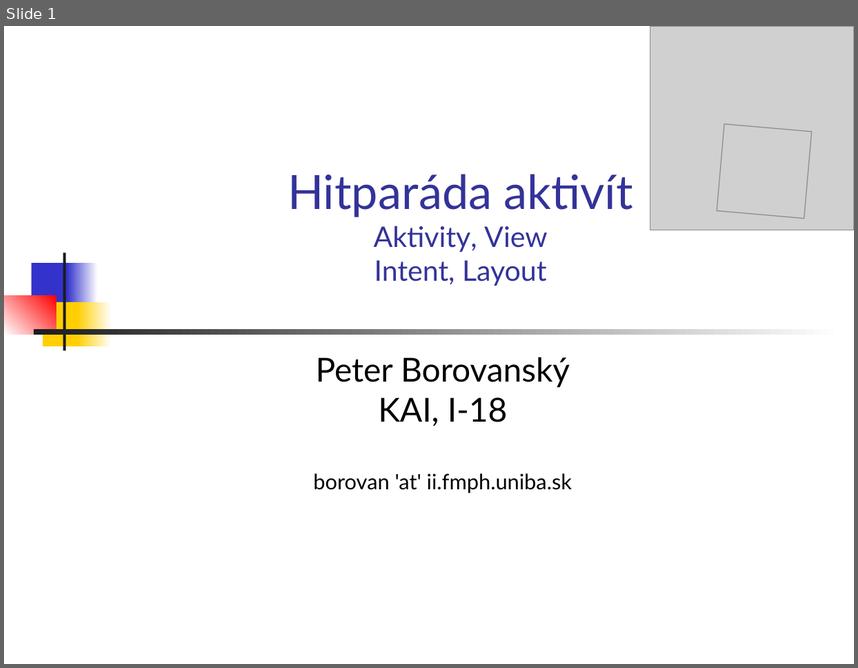
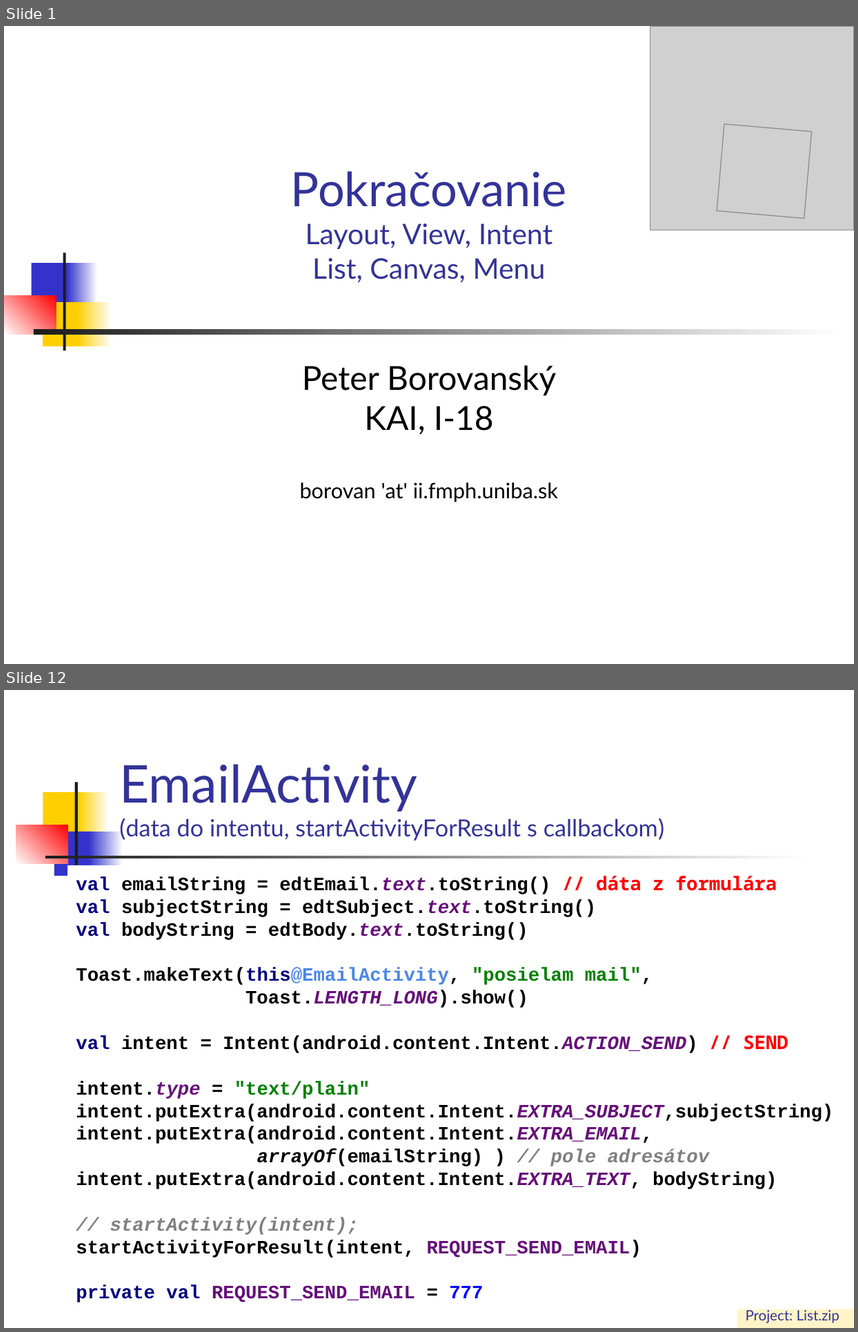
Before and after one commit to vmandro/Prednasky, a slide deck: 04/04_Android.ppt. Shown one above the other, each under a label of ours: slide 1 before the commit, slides 1 and 12 after it; the slides between them are not shown. The pictures are 858x668 and 858x1332 pixels, drawn with LibreOffice and Linux fonts; fonts in the diff are those of the drawing; grey boxes stand for pictures. Boxes give left, top, right and bottom in pixels: in the first picture for what was removed or moved away, otherwise in the second. Text is boxed around its words. In the diff, an @@ line names an element or a change of style, - is before the commit and + after.

```diff
--- a/04/04_Android.ppt
+++ b/04/04_Android.ppt
@@ slide 12 added at (4, 690, 854, 1328), background #FFFFFF @@
@@ title added at (119, 764, 665, 840), 20 pt, text #333399 @@
+EmailActivity
+(data do intentu, startActivityForResult s callbackom)
@@ rectangle added at (43, 792, 84, 836), fill #FFCF01 @@
@@ rectangle added at (74, 782, 77, 880), fill #1C1C1C @@
@@ rectangle added at (79, 792, 110, 836), fill gradient #FFCF01 to #FFFFFF @@
@@ rectangle added at (16, 825, 67, 863), fill gradient #FFFFFF to #FF0000 @@
@@ rectangle added at (54, 831, 93, 876), fill #3333CC @@
@@ rectangle added at (89, 831, 123, 876), fill gradient #3333CC to #FFFFFF @@
@@ rectangle added at (45, 856, 810, 858), fill gradient #1C1C1C to #FFFFFF @@
@@ text added at (76, 876, 833, 1302), 16 pt, text #000000, bold @@
+val emailString = edtEmail.text.toString() // dáta z formulára
+val subjectString = edtSubject.text.toString()
+val bodyString = edtBody.text.toString()
+Toast.makeText(this@EmailActivity, "posielam mail",
+Toast.LENGTH_LONG).show()
+val intent = Intent(android.content.Intent.ACTION_SEND) // SEND
+intent.type = "text/plain"
+intent.putExtra(android.content.Intent.EXTRA_SUBJECT,subjectString)
+intent.putExtra(android.content.Intent.EXTRA_EMAIL,
+arrayOf(emailString) ) // pole adresátov
+intent.putExtra(android.content.Intent.EXTRA_TEXT, bodyString)
+// startActivity(intent);
+startActivityForResult(intent, REQUEST_SEND_EMAIL)
+private val REQUEST_SEND_EMAIL = 777
@@ text added at (746, 1310, 840, 1323), 12 pt, text #333399 @@
+Project: List.zip
@@ slide 1 changed as well @@
@@ title at (291, 171, 567, 283): text changed @@
-Hitparáda aktivít
-Aktivity, View
-Intent, Layout
+Pokračovanie
+Layout, View, Intent
+List, Canvas, Menu
@@ subtitle "Peter Borovanský": place and size @@
-subtitle "Peter Borovanský" at (313, 357, 572, 493)
+subtitle "Peter Borovanský" at (300, 365, 558, 502)
```
Also in this commit, not shown: 29 other slides added, 32 slides removed, 7 other files.
